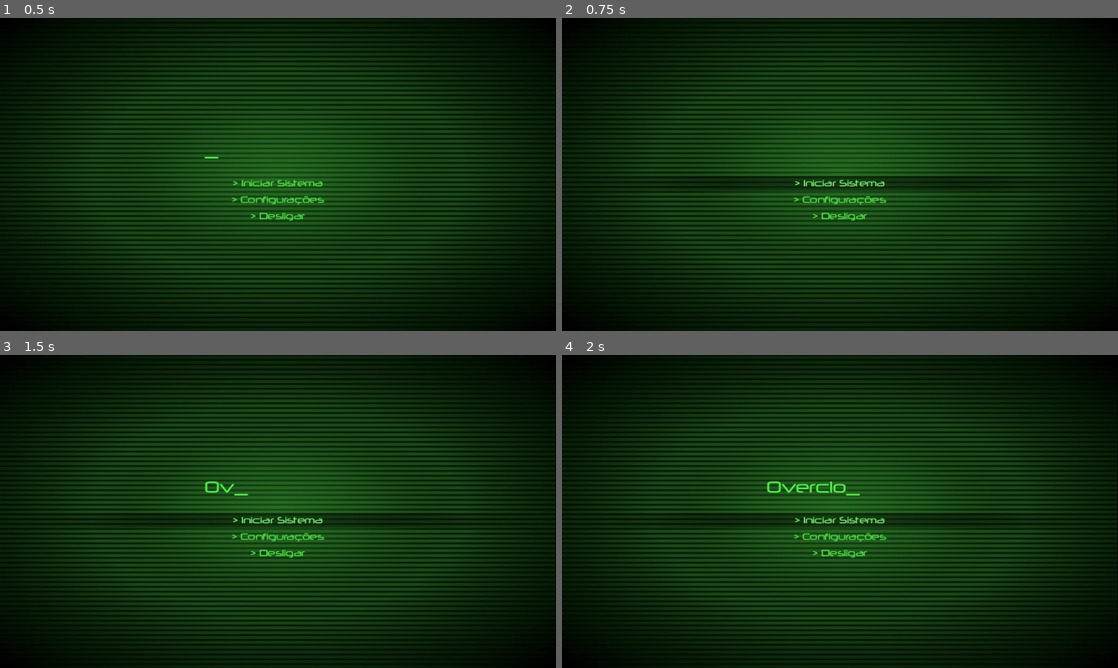
Above: before the commit, frames 1-4 (two rows, left to right).
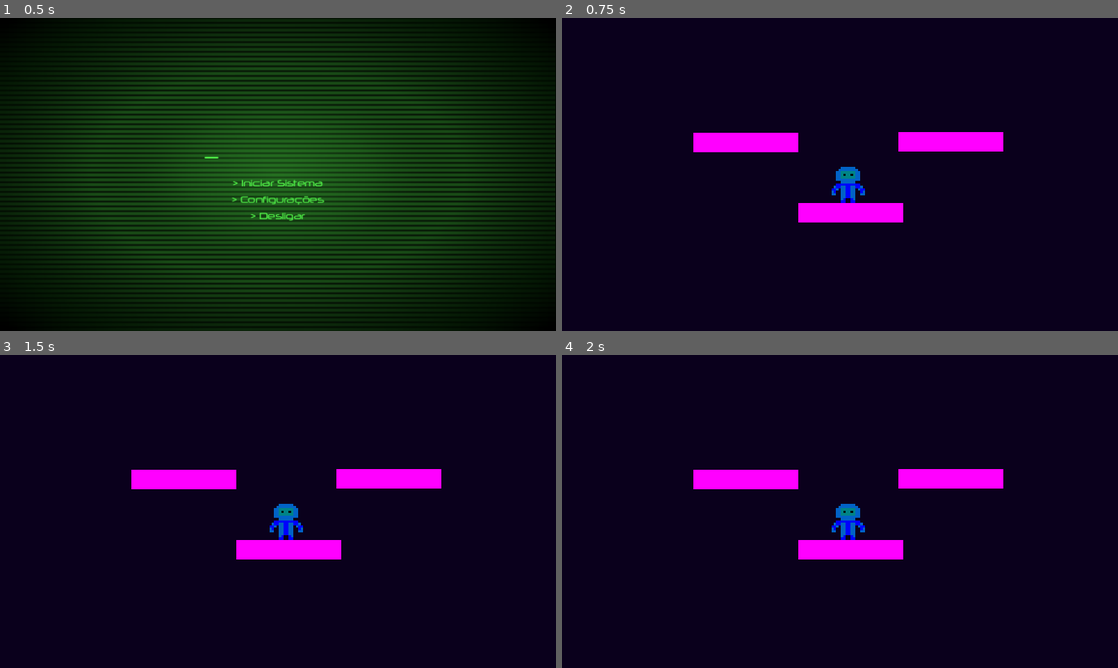
Above: after the commit, the same moments.

Repository: Jorgelino328/overclocked
Game: Godot game, scene res://ui/main_menu/main_menu.tscn
Same seed, same stepped clock (60 frames per second), same inputs: the game is played once before the commit and once after it.
Inputs (mouse positions are in pixels of both pictures, inside the frame that each line leads up to):
- Up to frame 1 (0.5 s): no input
- Up to frame 2 (0.75 s): click "> Iniciar Sistema" at 0.5 s
- Up to frame 3 (1.5 s): click (278, 520) at 1.25 s, where only the run before the commit has a clickable "> Iniciar Sistema"
- Up to frame 4 (2 s): no input

Frame 1 is identical in both runs. In frame 2, 86% of the frame differs, in the area x 0-100%, y 0-100%; in frame 3, 86%; in frame 4, 86%.

Commit message:
feat: connect play button to prototype level

Diff:
--- a/ui/main_menu/main_menu.gd
+++ b/ui/main_menu/main_menu.gd
@@ -6,3 +6,7 @@
 
 func _on_title_animator_animation_finished(anim_name):
 	$TitleAnimator.play("idle")
+
+
+func _on_play_pressed():
+	get_tree().change_scene_to_file("res://scenes/level_prototype.tscn")
--- a/ui/main_menu/main_menu.tscn
+++ b/ui/main_menu/main_menu.tscn
@@ -178,4 +178,5 @@
 [node name="AudioStreamPlayer" type="AudioStreamPlayer" parent="."]
 stream = ExtResource("3_fbb4t")
 
+[connection signal="pressed" from="CanvasContainer/MenuContainer/ButtonsContainer/Play" to="." method="_on_play_pressed"]
 [connection signal="animation_finished" from="TitleAnimator" to="." method="_on_title_animator_animation_finished"]
